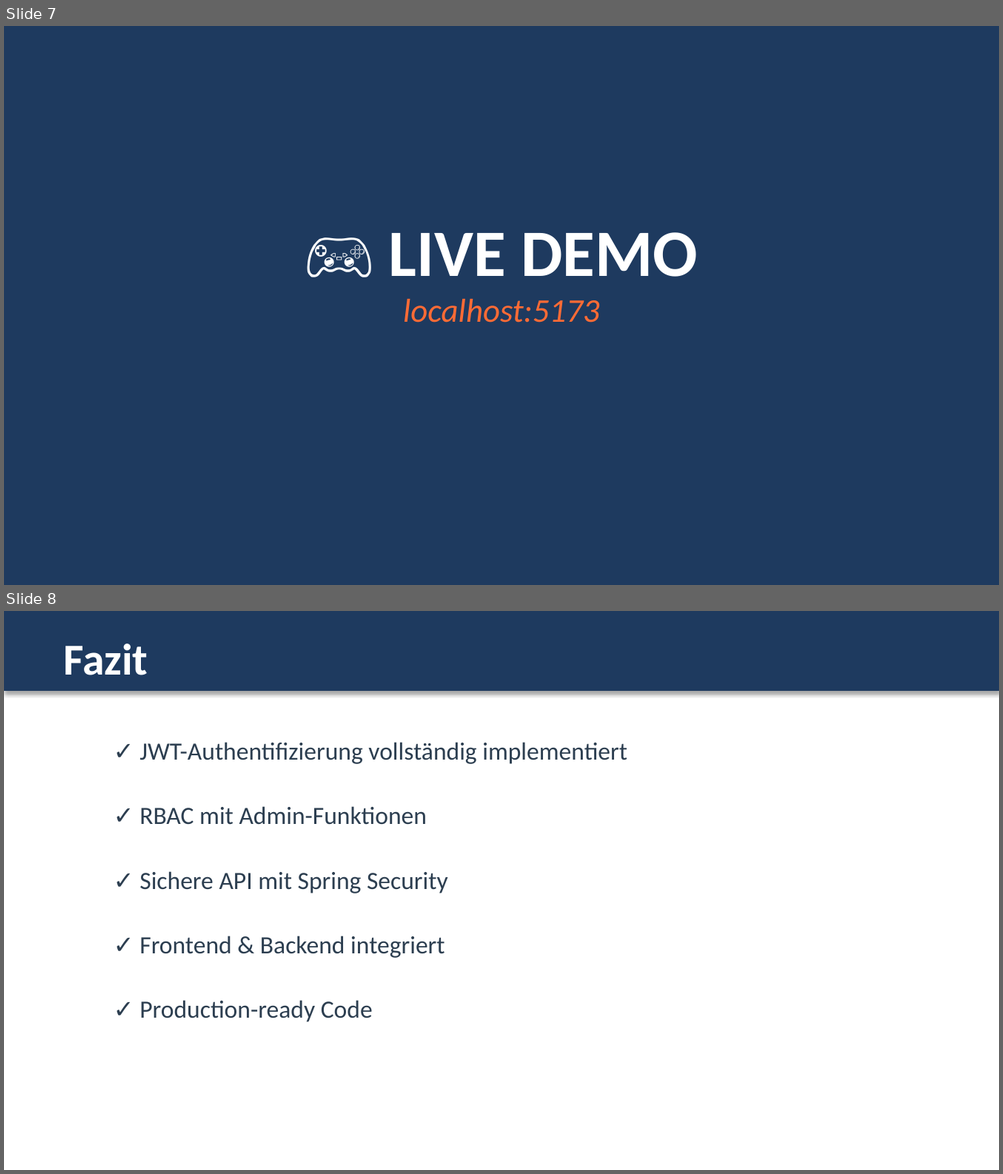
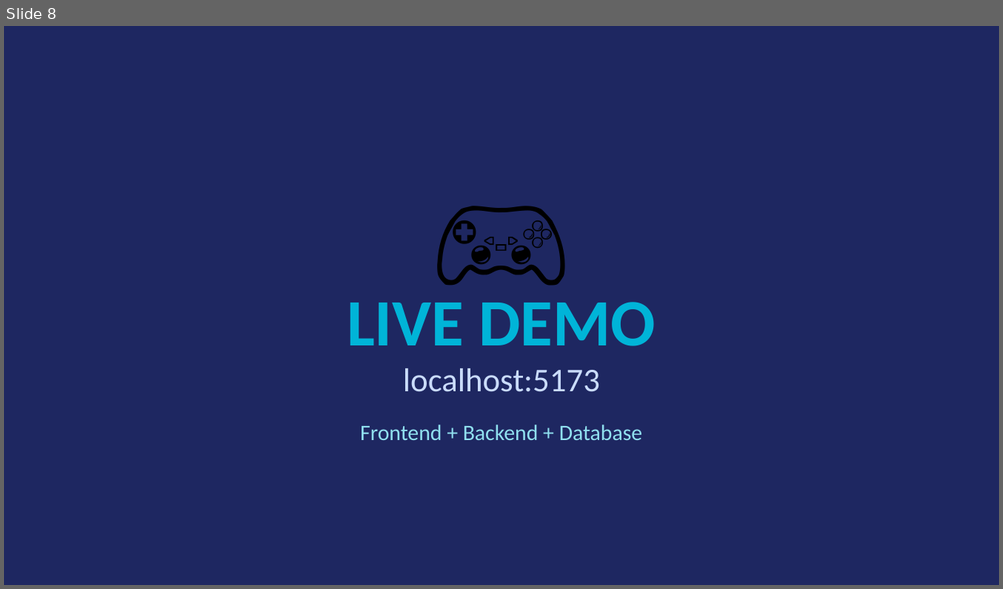
Before and after one commit to Pipo0911/LB-Projekt-M223_Philipp-Seewer, a slide deck: M223_Presentation.pptx. Shown one above the other, each under a label of ours: slides 7 and 8 before the commit, slide 8 after it. The pictures are 1003x1174 and 1003x589 pixels, drawn with LibreOffice and Linux fonts; fonts in the diff are those of the drawing. Boxes give left, top, right and bottom in pixels: in the first picture for what was removed or moved away, otherwise in the second. Text is boxed around its words. In the diff, an @@ line names an element or a change of style, - is before the commit and + after.

```diff
--- a/M223_Presentation.pptx
+++ b/M223_Presentation.pptx
@@ slide 8 removed at [4, 611, 999, 1170], background #FFFFFF @@
@@ rectangle removed at [4, 611, 999, 691] @@
@@ text removed at [63, 644, 148, 675] @@
-Fazit
@@ text removed at [139, 742, 627, 764] @@
-✓ JWT-Authentifizierung vollständig implementiert
@@ text removed at [139, 806, 427, 825] @@
-✓ RBAC mit Admin-Funktionen
@@ text removed at [139, 871, 448, 894] @@
-✓ Sichere API mit Spring Security
@@ text removed at [139, 936, 444, 958] @@
-✓ Frontend & Backend integriert
@@ text removed at [139, 1000, 373, 1022] @@
-✓ Production-ready Code
@@ what was slide 7 is now slide 8 @@
@@ slide 8 changed as well @@
@@ background #1E3A5F to #1E2761 @@
@@ text added at [4, 145, 999, 245], 96 pt, text #000000 @@
+🎮
@@ text at [347, 302, 655, 346]: text changed; size 24 to 48 pt; text colour #FF6B35 to #00B4D8; bold on; italic off @@
-🎮 LIVE DEMO
-localhost:5173
+LIVE DEMO
@@ text added at [403, 369, 600, 392], 24 pt, text #CADCFC @@
+localhost:5173
@@ text added at [360, 425, 643, 440], 16 pt, text #90E0EF @@
+Frontend + Backend + Database
```
Also in this commit, not shown: 3 other slides changed, 5 slides added, 3 other slides removed, 1 other file.
